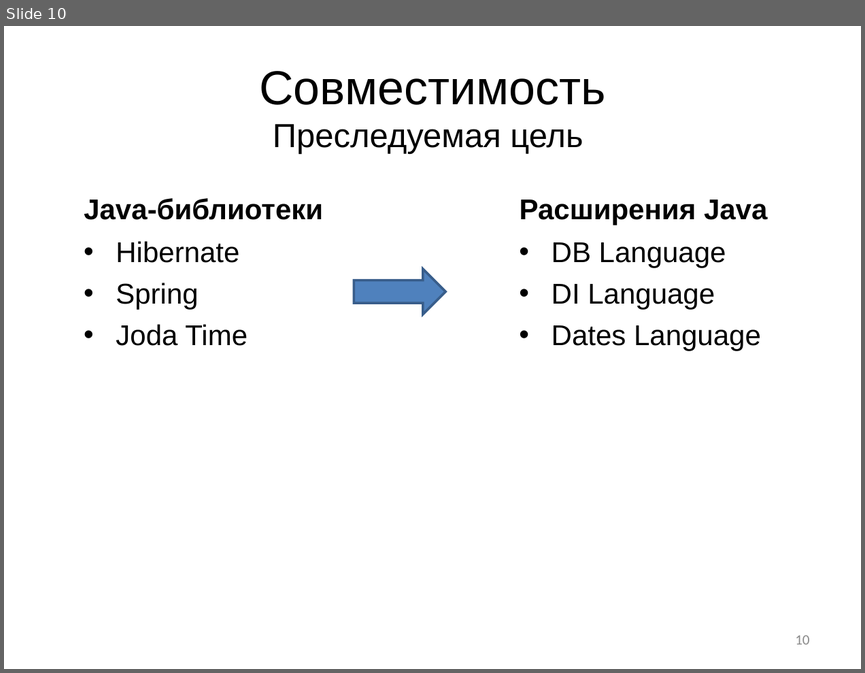
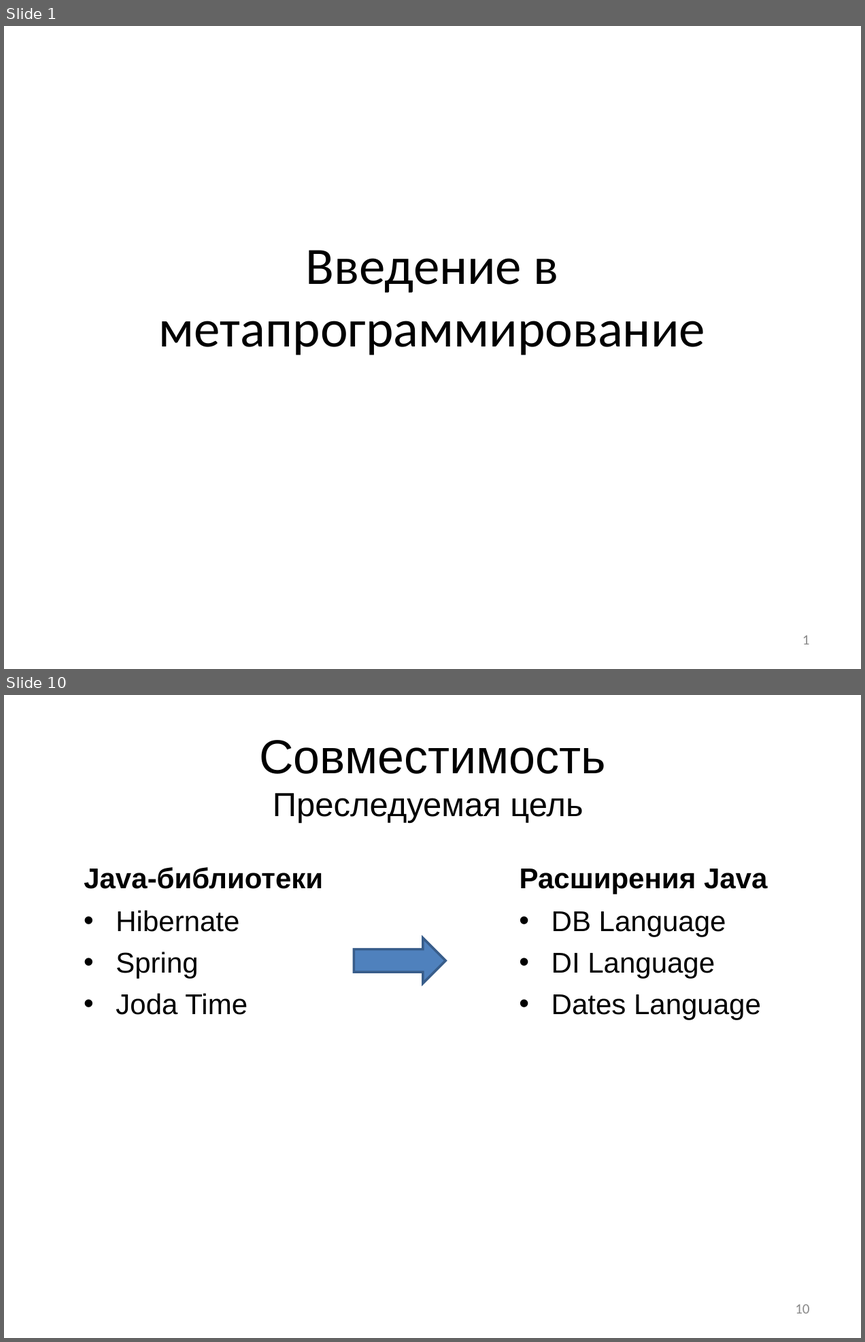
Before and after one commit to mazine/umk, a slide deck: presentations/01-intro.ppt. Shown one above the other, each under a label of ours: slide 10 before the commit, slides 1 and 10 after it; the slides between them are not shown. The pictures are 865x673 and 865x1342 pixels, drawn with LibreOffice and Linux fonts; fonts in the diff are those of the drawing. Boxes give left, top, right and bottom in pixels: in the first picture for what was removed or moved away, otherwise in the second. Text is boxed around its words. In the diff, an @@ line names an element or a change of style, - is before the commit and + after.

```diff
--- a/presentations/01-intro.ppt
+++ b/presentations/01-intro.ppt
@@ slide 1 added at [4,26,861,669], background #FFFFFF @@
@@ title added at [159,250,705,355], 44 pt, text #000000 @@
+Введение в метапрограммирование
@@ page number added at [802,635,810,644], 12 pt, text #898989 @@
+1
```
Also in this commit, not shown: 10 slides changed, 1 slide removed, 18 other files.
